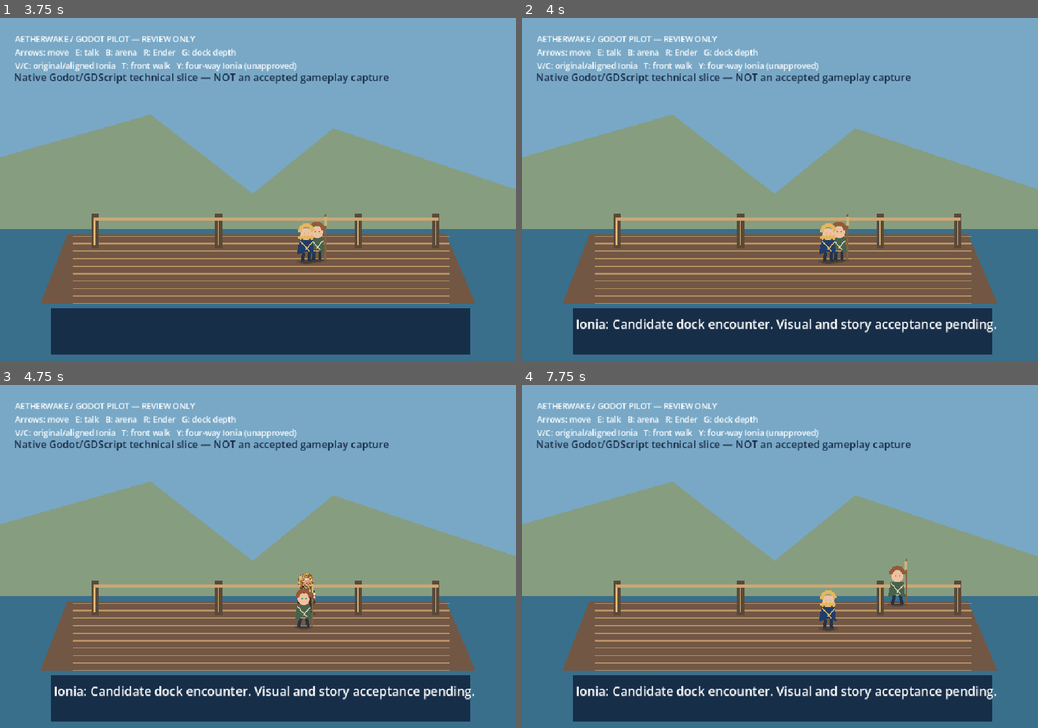
Above: before the commit, frames 1-4 (two rows, left to right).
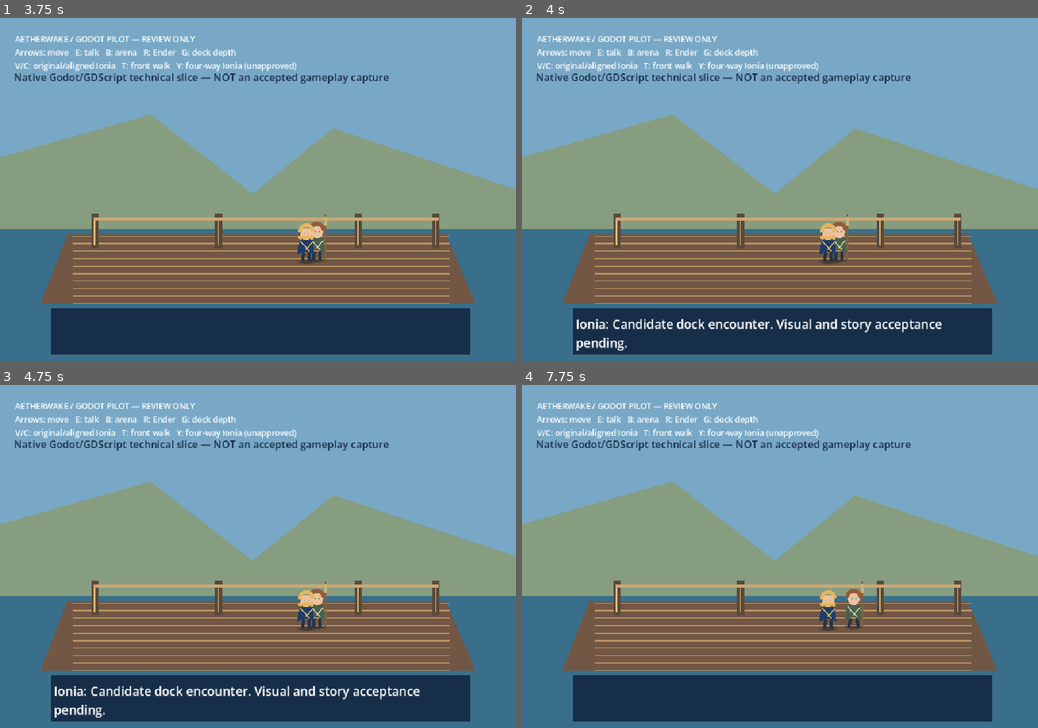
Above: after the commit, the same moments.

Repository: ndrorchestration/ToSailaStarrySky-jrpg
Game: Godot game, scene res://scenes/first_wake.tscn
The game is run twice, just before and just after one commit, with the same random seed, the same clock (stepped at 60 frames per second) and the same inputs.
Inputs:
- Up to frame 1 (3.75 s): tap Enter at 0.5 s; hold Right (ui_right) 0.53-1.28 s; tap E at 0.6 s; tap T at 0.8, 1.35 s; hold Down (ui_down) 1.28-2.03 s; tap Y at 1.55, 2.1 s; hold Right (ui_right) 2.03-2.78 s; tap R at 2.3, 2.85 s; hold Up (ui_up) 2.78-3.53 s; tap G at 3.05, 3.6 s; hold Left (ui_left) from 3.53 s (still down)
- Up to frame 2 (4 s): keep holding Left (ui_left); tap E at 3.8 s
- Up to frame 3 (4.75 s): keep holding Left (ui_left); tap Escape at 4.15 s; tap E at 4.35 s; tap T at 4.55 s
- Up to frame 4 (7.75 s): release Left (ui_left) at 5.03 s; hold Down (ui_down) 5.03-5.78 s; tap T at 5.1 s; tap Y at 5.3, 5.85 s; hold Right (ui_right) 5.78-6.53 s; tap R at 6.05, 6.6 s; hold Up (ui_up) 6.53-7.28 s; tap G at 6.8, 7.35 s; hold Right (ui_right) from 7.28 s (still down); tap E at 7.55 s

Frame 1 is identical in both runs. In frame 2, 0.3% of the frame differs, in the area x 10-92%, y 87-97%; in frame 3, 1.0%; in frame 4, 1.8%, in the area x 10-92%, y 50-92%.

Commit message:
fix(godot): integrate dialogue pause with Ionia v4 review art

Diff:
--- a/godot/scripts/first_wake.gd
+++ b/godot/scripts/first_wake.gd
@@ -68,6 +68,8 @@
     ui.add_child(status)
     dialogue = Label.new()
     dialogue.position = Vector2(100, 555)
+    dialogue.size = Vector2(750, 68)
+    dialogue.autowrap_mode = TextServer.AUTOWRAP_WORD_SMART
     dialogue.add_theme_font_size_override("font_size", 23)
     dialogue.text = "Ionia: Candidate dock encounter. Visual and story acceptance pending."
     dialogue.visible = false
@@ -100,9 +102,8 @@
 func _unhandled_key_input(event: InputEvent) -> void:
     if not (event is InputEventKey) or not event.pressed or event.echo:
         return
-    if event.keycode == KEY_E and ender.global_position.distance_to(ionia.global_position) <= 110.0:
-        dialogue_open = not dialogue_open
-        dialogue.visible = dialogue_open
+    if event.keycode == KEY_E and (dialogue_open or ender.global_position.distance_to(ionia.global_position) <= 110.0):
+        _set_dialogue_open(not dialogue_open)
     elif event.keycode == KEY_R:
         ender_walk_review_enabled = not ender_walk_review_enabled
         ender.set_walk_review_enabled(ender_walk_review_enabled)
@@ -119,13 +120,13 @@
         ionia_walk_review_enabled = false
         ionia_route_review_enabled = false
         ionia.set_aligned_review_enabled(ionia_aligned_review_enabled)
-    elif event.keycode == KEY_T:
+    elif event.keycode == KEY_T and not dialogue_open:
         ionia_walk_review_enabled = not ionia_walk_review_enabled
         ionia_art_review_enabled = false
         ionia_aligned_review_enabled = false
         ionia_route_review_enabled = false
         ionia.set_ionia_walk_review_enabled(ionia_walk_review_enabled)
-    elif event.keycode == KEY_Y:
+    elif event.keycode == KEY_Y and not dialogue_open:
         ionia_route_review_enabled = not ionia_route_review_enabled
         ionia_walk_review_enabled = false
         ionia_art_review_enabled = false
@@ -136,8 +137,7 @@
     elif event.keycode == KEY_B:
         get_tree().change_scene_to_packed(TrainingArena)
     elif event.keycode == KEY_ESCAPE:
-        dialogue_open = false
-        dialogue.visible = false
+        _set_dialogue_open(false)
 
 
 func set_dock_depth_review_enabled(enabled: bool) -> void:
@@ -149,3 +149,9 @@
 
 func is_dock_depth_review_enabled() -> bool:
     return dock_depth_review_enabled and deck_backdrop.visible and deck_foreground.visible
+
+func _set_dialogue_open(open: bool) -> void:
+    dialogue_open = open
+    dialogue.visible = open
+    ender.dialogue_paused = open
+    ionia.dialogue_paused = open
--- a/godot/scripts/pilot_actor.gd
+++ b/godot/scripts/pilot_actor.gd
@@ -27,6 +27,7 @@
 var walk_facing: String = "east"
 var travel_distance: float = 0.0
 var gait_step: float = 0.0
+var dialogue_paused: bool = false
 const PIXELS_PER_STEP := 14.8
 const IONIA_REVIEW_WALK_SPEED := 55.0
 const IONIA_REVIEW_START := Vector2(570, 419)
@@ -223,6 +224,16 @@
     return (review_sprite != null and review_sprite.visible) or (aligned_sprite != null and aligned_sprite.visible) or is_ionia_walk_review_enabled()
 
 func _physics_process(_delta: float) -> void:
+    if dialogue_paused:
+        velocity = Vector2.ZERO
+        travel_distance = 0.0
+        gait_step = 0.0
+        for sprite in [walk_review_sprite, walk_west_sprite, walk_front_sprite, walk_back_sprite,
+                ionia_front_walk_sprite, ionia_north_walk_sprite, ionia_east_walk_sprite, ionia_west_walk_sprite]:
+            if sprite != null:
+                sprite.frame = 0
+        queue_redraw()
+        return
     if not player_controlled and not (ionia_walk_review_enabled or ionia_route_review_enabled):
         return
     var direction := Vector2.ZERO
--- /dev/null
+++ b/godot/tests/capture_dialogue_pause.gd
@@ -0,0 +1,51 @@
+extends SceneTree
+## Synthetic interaction fixture in the real native renderer, not player acceptance.
+
+func _initialize() -> void:
+    call_deferred("_capture")
+
+func _key(world: Node, code: Key) -> void:
+    var event := InputEventKey.new()
+    event.keycode = code
+    event.pressed = true
+    world._unhandled_key_input(event)
+
+func _save(name: String) -> bool:
+    await RenderingServer.frame_post_draw
+    var image := root.get_texture().get_image()
+    return image.get_size() == Vector2i(960, 640) and image.save_png("res://review-evidence/" + name) == OK
+
+func _capture() -> void:
+    root.size = Vector2i(960, 640)
+    DirAccess.make_dir_recursive_absolute(ProjectSettings.globalize_path("res://review-evidence/"))
+    var world = load("res://scenes/first_wake.tscn").instantiate()
+    root.add_child(world)
+    await process_frame
+    for key in [KEY_R, KEY_G, KEY_Y]:
+        _key(world, key)
+    for tick in range(5):
+        await physics_frame
+    world.ender.position = world.ionia.position + Vector2(-70, 0)
+    _key(world, KEY_E)
+    var ender_start: Vector2 = world.ender.position
+    var ionia_start: Vector2 = world.ionia.position
+    Input.action_press("ui_left")
+    for tick in range(12):
+        await physics_frame
+    Input.action_release("ui_left")
+    if world.ender.position != ender_start or world.ionia.position != ionia_start:
+        quit(2)
+        return
+    if not await _save("dialogue-paused-native.png"):
+        quit(3)
+        return
+    _key(world, KEY_ESCAPE)
+    Input.action_press("ui_left")
+    for tick in range(20):
+        await physics_frame
+    Input.action_release("ui_left")
+    if not await _save("dialogue-resumed-native.png"):
+        quit(4)
+        return
+    print("DIALOGUE_CAPTURE_PASS: stationary conversation and resumed native movement")
+    quit(0)
--- /dev/null
+++ b/godot/tests/dialogue_pause_test.gd
@@ -0,0 +1,59 @@
+extends SceneTree
+
+func _initialize() -> void:
+    call_deferred("_test")
+
+func _key(world: Node, code: Key) -> void:
+    var event := InputEventKey.new()
+    event.keycode = code
+    event.pressed = true
+    world._unhandled_key_input(event)
+
+func _test() -> void:
+    var world = load("res://scenes/first_wake.tscn").instantiate()
+    root.add_child(world)
+    await process_frame
+    _key(world, KEY_E)
+    if world.dialogue.visible:
+        quit(1)
+        return
+    _key(world, KEY_R)
+    _key(world, KEY_Y)
+    for i in range(5):
+        await physics_frame
+    world.ender.position = world.ionia.position + Vector2(-70, 0)
+    _key(world, KEY_E)
+    var ender_start: Vector2 = world.ender.position
+    var ionia_start: Vector2 = world.ionia.position
+    var route_segment: int = world.ionia.ionia_route_segment
+    Input.action_press("ui_left")
+    for i in range(12):
+        await physics_frame
+    Input.action_release("ui_left")
+    if not world.dialogue.visible or world.ender.position != ender_start or world.ionia.position != ionia_start:
+        push_error("DIALOGUE_PAUSE_FAIL: actors move while dialogue is open")
+        quit(2)
+        return
+    _key(world, KEY_T)
+    _key(world, KEY_Y)
+    if world.ionia.position != ionia_start or not world.ionia.ionia_route_review_enabled or world.ionia.ionia_route_segment != route_segment:
+        push_error("DIALOGUE_PAUSE_FAIL: route hotkey teleports or resets conversation")
+        quit(3)
+        return
+    _key(world, KEY_ESCAPE)
+    Input.action_press("ui_left")
+    for i in range(6):
+        await physics_frame
+    Input.action_release("ui_left")
+    if world.dialogue.visible or world.ender.position.x >= ender_start.x or world.ionia.position == ionia_start:
+        push_error("DIALOGUE_PAUSE_FAIL: close does not resume player and route")
+        quit(4)
+        return
+    world.ender.position = world.ionia.position + Vector2(-70, 0)
+    _key(world, KEY_E)
+    _key(world, KEY_E)
+    if world.dialogue.visible:
+        quit(5)
+        return
+    print("DIALOGUE_PAUSE_PASS: range, both actors pause, route retained, hotkeys guarded, Esc/E resume")
+    quit(0)
Not shown, changed: .github/workflows/godot-first-wake-pilot.yml
Not shown, changed: godot/README.md
